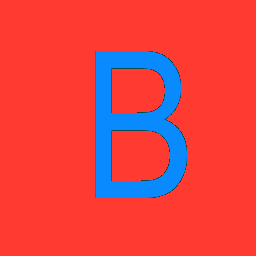
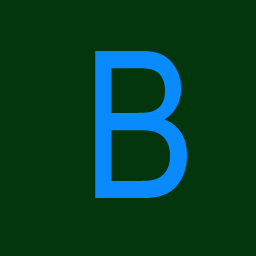
The second 256 x 256 image is a revision of the first. Changes to its layers:
hid "Calque 3" over <box>0,0,256,256</box>
